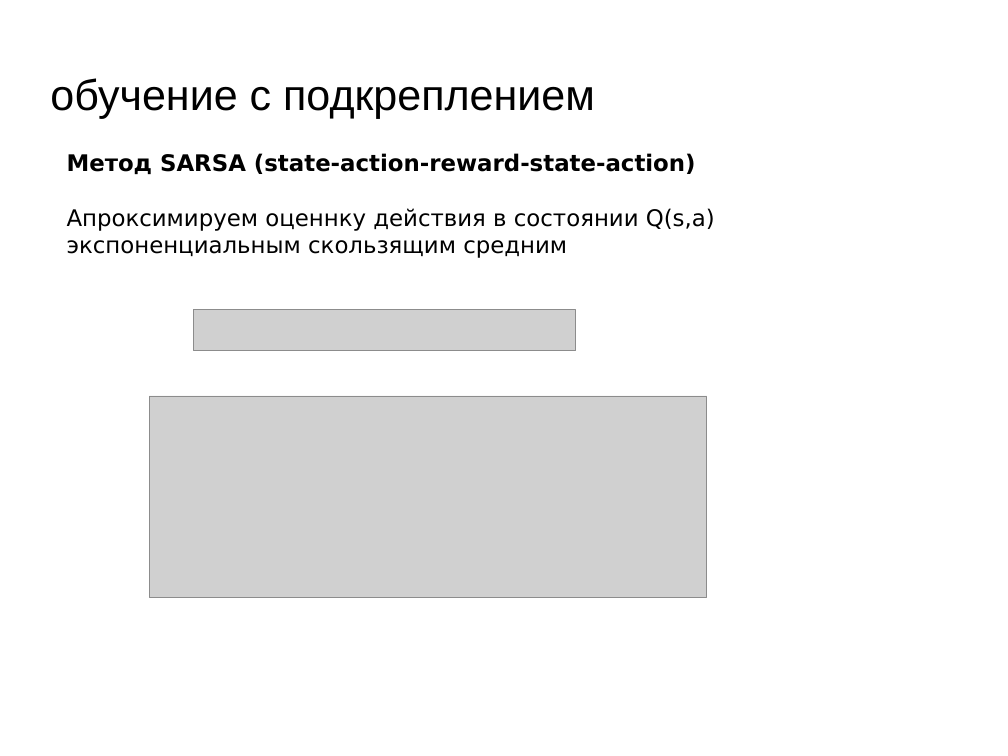
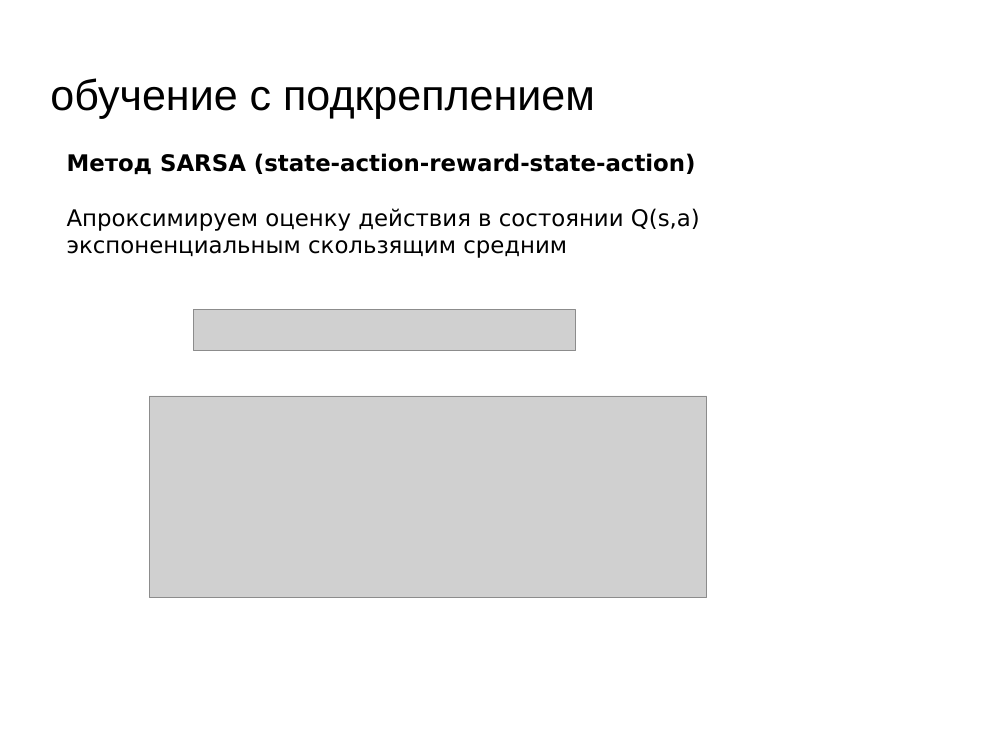
Before and after one commit to mechanoid5/ml_lectorium_legacy, a slide deck: slide 18 of 34-reinforcement-learning.odp. Drawn at 1008x756 pixels with LibreOffice and Linux fonts; fonts in the diff are those of the drawing; grey boxes stand for pictures; background and template pictures are left out. Boxes give left, top, right and bottom in pixels: in the first picture for what was removed or moved away, otherwise in the second. Text is boxed around its words. In the diff, an @@ line names an element or a change of style, - is before the commit and + after.

```diff
--- a/34-reinforcement-learning.odp
+++ b/34-reinforcement-learning.odp
@@ text at bbox=[67, 208, 700, 258]: text changed @@
-Апроксимируем оценнку действия в состоянии Q(s,a) экспоненциальным скользящим средним
+Апроксимируем оценку действия в состоянии Q(s,a) экспоненциальным скользящим средним
```
Also in this commit, not shown: 1 other slide changed, 3 other files.
